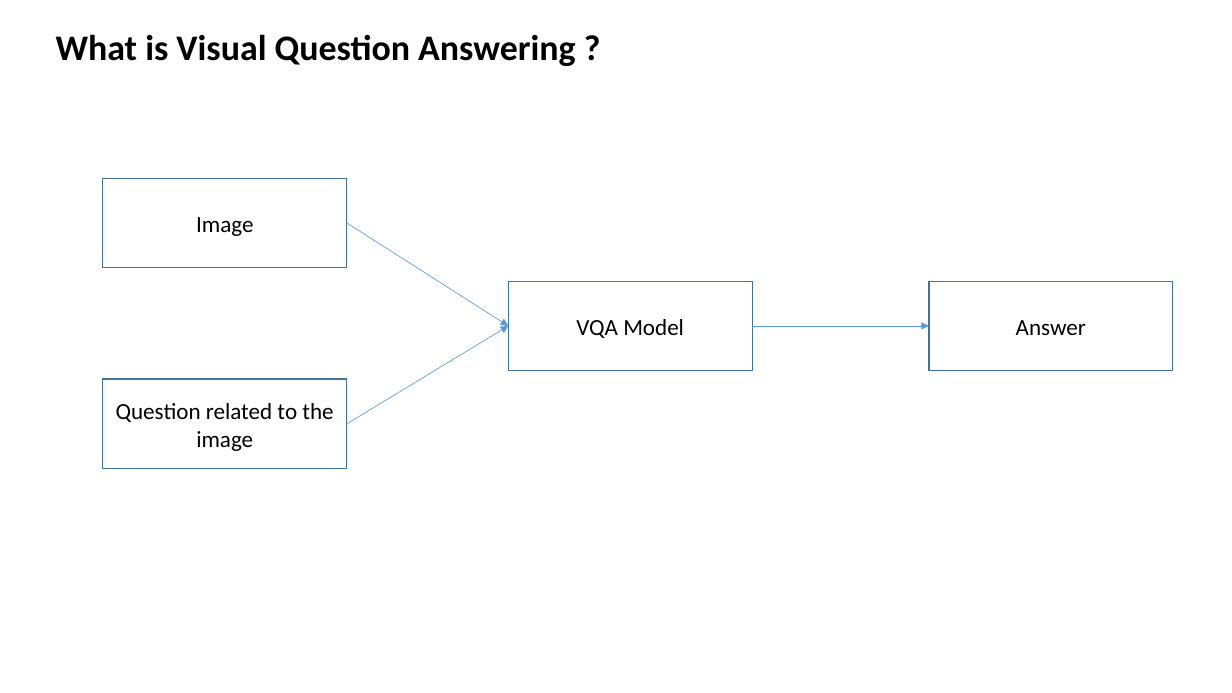
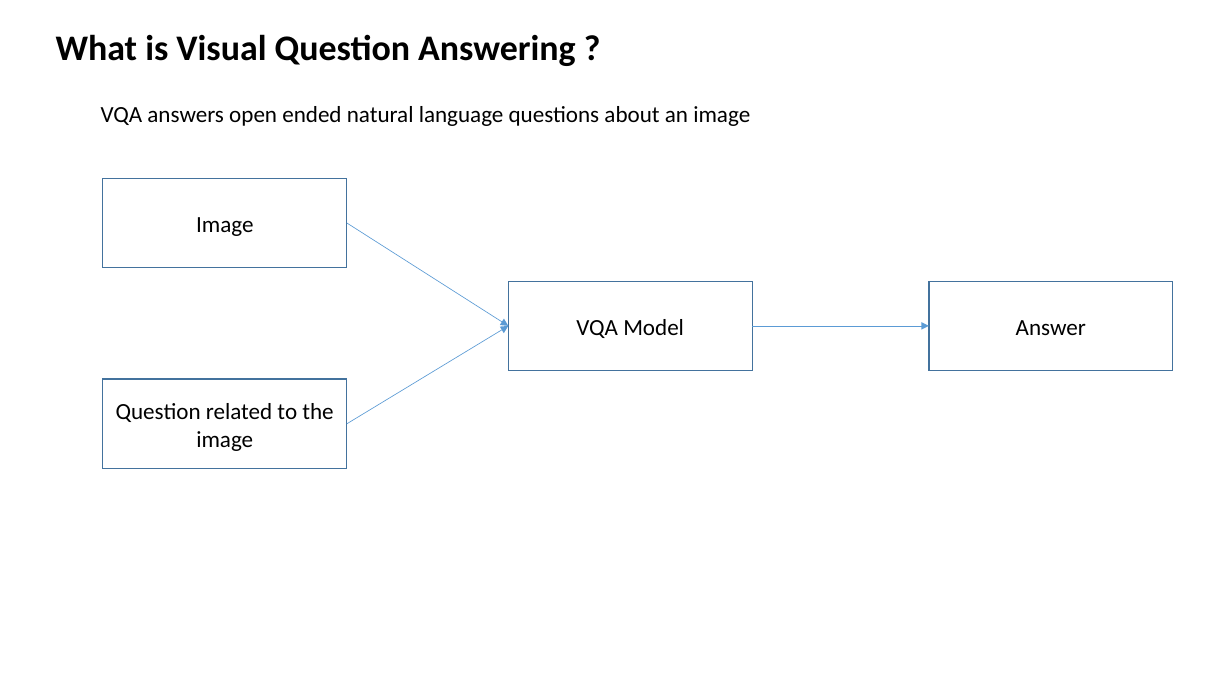
Before and after one commit to HarishMashetty/VisualQuestionAnswering, a slide deck: slide 1 of Project Proposal/VQA presentation.pptx. Drawn at 1232x693 pixels with LibreOffice and Linux fonts; fonts in the diff are those of the drawing. Boxes give left, top, right and bottom in pixels: in the first picture for what was removed or moved away, otherwise in the second. Text is boxed around its words. In the diff, an @@ line names an element or a change of style, - is before the commit and + after.

```diff
--- a/Project Proposal/VQA presentation.pptx
+++ b/Project Proposal/VQA presentation.pptx
@@ text added at [101,106,750,126], 18 pt, text #000000 @@
+VQA answers open ended natural language questions about an image
```
Also in this commit, not shown: 5 other slides changed, 2 slides added, 3 other files.
